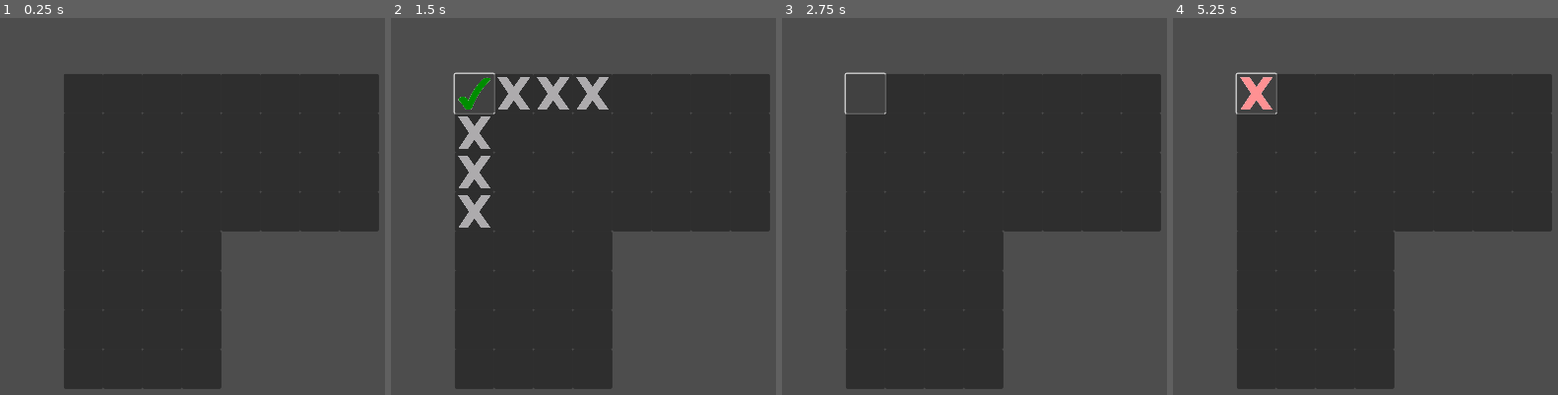
Above: before the commit, frames 1-4 (left to right).
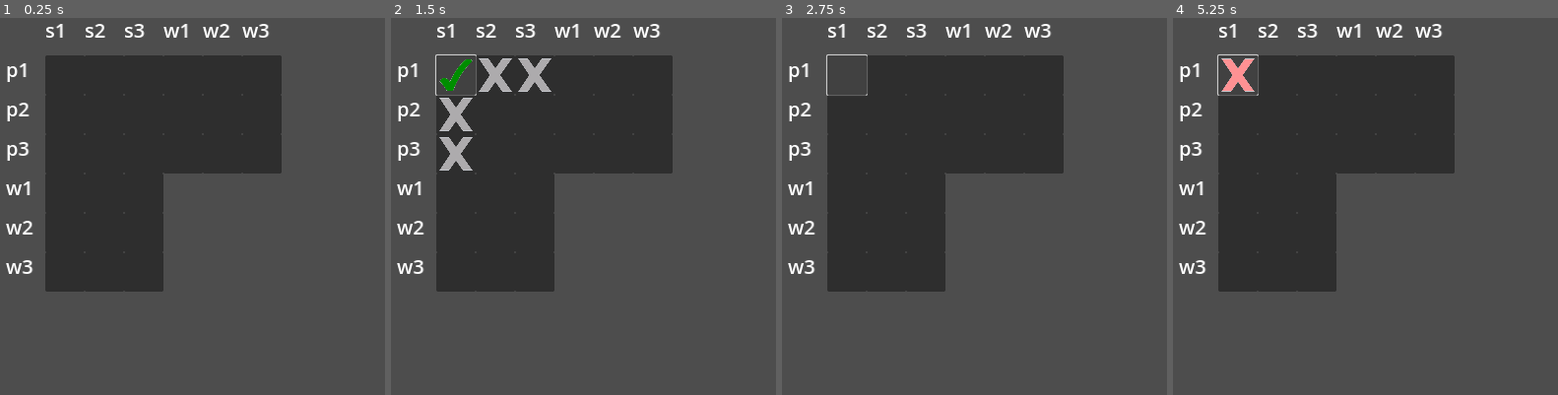
Above: after the commit, the same moments.

Repository: bharatKothari/WhoDidIt
Game: Godot game, scene res://main/main.tscn
Same seed, same stepped clock (60 frames per second), same inputs: the game is played once before the commit and once after it.
Inputs (mouse positions are in pixels of both pictures, inside the frame that each line leads up to):
- Up to frame 1 (0.25 s): no input
- Up to frame 2 (1.5 s): click (475, 93) at 0.52 s; click (475, 93) at 1.27 s
- Up to frame 3 (2.75 s): click (866, 93) at 2.02 s
- Up to frame 4 (5.25 s): tap Enter at 2.75, 4.25 s; tap Space at 3.5, 5 s

The runs differ from the first frame. In frame 1, 35% of the frame differs, in the area x 1-99%, y 1-99%; in frame 2, 38%; in frame 3, 35%; in frame 4, 36%.

Commit message:
add Constants file, main scene, dynamic initializations of cells

Diff:
--- a/assets/level_details.json
+++ b/assets/level_details.json
@@ -1,55 +1,57 @@
 {
-	"suspects": [
-		{
-			"name": "s1",
-			"details": {
-				"height": 1,
-				"hand": "R"
+	"dimensions": {
+		"suspects": [
+			{
+				"name": "s1",
+				"details": {
+					"height": 1,
+					"hand": "R"
+				}
+			},
+			{
+				"name": "s2",
+				"details": {
+					"height": 1.3,
+					"hand": "R"
+				}
+			},
+			{
+				"name": "s3",
+				"details": {
+					"height": 1.2,
+					"hand": "L"
+				}
 			}
-		},
-		{
-			"name": "s2",
-			"details": {
-				"height": 1.3,
-				"hand": "R"
+		],
+		"places": [
+			{
+				"name": "p1",
+				"details": "d1"
+			},
+			{
+				"name": "p2",
+				"details": "d2"
+			},
+			{
+				"name": "p3",
+				"details": "d3"
 			}
-		},
-		{
-			"name": "s3",
-			"details": {
-				"height": 1.2,
-				"hand": "L"
+		],
+		"weapons": [
+			{
+				"name": "w1",
+				"details": "d1"
+			},
+			{
+				"name": "w2",
+				"details": "d2"
+			},
+			{
+				"name": "w3",
+				"details": "d3"
 			}
-		}
-	],
-	"places": [
-		{
-			"name": "p1",
-			"details": "d1"
-		},
-		{
-			"name": "p2",
-			"details": "d2"
-		},
-		{
-			"name": "p3",
-			"details": "d3"
-		}
-	],
-	"weapons": [
-		{
-			"name": "w1",
-			"details": "d1"
-		},
-		{
-			"name": "w2",
-			"details": "d2"
-		},
-		{
-			"name": "w3",
-			"details": "d3"
-		}
-	],
+		],
+	},
 	"clues": [
 		{
 			"name": "c1",
--- /dev/null
+++ b/constants/Constants.gd
@@ -0,0 +1,19 @@
+# Constants.gd
+
+extends Node
+
+const CELL_SIZE = 64
+
+const DERIVED_WRONG_STATE = "derived_wrong"
+const CHECK_MARK_STATE = "check"
+const WRONG_MARK_STATE = "wrong"
+const BLANK_STATE = "blank"
+
+const MARKED_SIGNAL = "marked"
+
+const DIMENSIONS = "dimensions"
+const SUSPECTS = "suspects"
+const WEAPONS = "weapons"
+const PLACES = "places"
+const MOTIVES = "motives"
+const DIMENSION_LIST = [SUSPECTS, WEAPONS, PLACES, MOTIVES]
--- a/deduction_box/deduction_box.gd
+++ b/deduction_box/deduction_box.gd
@@ -1,35 +1,27 @@
-class_name DeductionBox
 extends Node2D
 
-var level_details: JSON
+@export var DeductionCell: PackedScene
+const Constants = preload("res://constants/Constants.gd")
 
-@export var DeductionCell: PackedScene
-@export var grid_size: int = 3
+#func _ready() -> void:
+	#create_deduction_box(3)
 
-# Called when the node enters the scene tree for the first time.
-func _ready() -> void:
-	create_deduction_grid()
-
-func create_deduction_grid():
-	var cell_size = Vector2(64, 64)
-	for row in range(grid_size):
-		for column in range(grid_size):
+func create_deduction_box(box_size: int):
+	for row in range(box_size):
+		for column in range(box_size):
 			var cell_instance = DeductionCell.instantiate()
 
-			var x_pos = column * cell_size.x
-			var y_pos = row * cell_size.y
-			cell_instance.position = Vector2(x_pos, y_pos)
-
+			cell_instance.position = Vector2(column * Constants.CELL_SIZE, row * Constants.CELL_SIZE)
 			cell_instance.row = row
 			cell_instance.column = column
 
-			cell_instance.connect("marked", _on_cell_marked)
+			cell_instance.connect(Constants.MARKED_SIGNAL, _on_cell_marked)
 			add_child(cell_instance)
 
-func _on_cell_marked(mark:String ,marked_row: int, marked_column: int):
+func _on_cell_marked(mark: String ,marked_row: int, marked_column: int):
 	for cell in get_children():
 		if (cell.row == marked_row or cell.column == marked_column) and !(cell.row == marked_row and cell.column == marked_column):
-			if mark=="check":
-				cell.change_mode("derived_wrong")
-			elif mark=="default":
-				cell.change_mode("default")
+			if mark==Constants.CHECK_MARK_STATE:
+				cell.change_mode(Constants.DERIVED_WRONG_STATE)
+			elif mark==Constants.BLANK_STATE:
+				cell.change_mode(Constants.BLANK_STATE)
--- a/deduction_cell/deduction_cell.gd
+++ b/deduction_cell/deduction_cell.gd
@@ -1,11 +1,14 @@
 extends Node
 
 signal marked(mark, row, column)
-var current_mode: String = "default"
+
+const Constants = preload("res://constants/Constants.gd")
+
+var current_mode = Constants.BLANK_STATE
 var row: int
 var column: int
 
-var clickable_modes = ["default", "cross", "check"]
+var clickable_modes = [Constants.BLANK_STATE, Constants.WRONG_MARK_STATE, Constants.CHECK_MARK_STATE]
 
 func _on_button_pressed() -> void:
 	var curr = clickable_modes.find(current_mode)
@@ -17,14 +20,11 @@
 func change_mode(new_mode: String):
 	current_mode = new_mode
 	match new_mode:
-		"check":
-			$AnimatedSprite2D.play("check")
-		"cross":
-			$AnimatedSprite2D.play("cross")
-		"derived_wrong":
-			$AnimatedSprite2D.play("derived_wrong")
+		Constants.CHECK_MARK_STATE:
+			$AnimatedSprite2D.play(Constants.CHECK_MARK_STATE)
+		Constants.WRONG_MARK_STATE:
+			$AnimatedSprite2D.play(Constants.WRONG_MARK_STATE)
+		Constants.DERIVED_WRONG_STATE:
+			$AnimatedSprite2D.play(Constants.DERIVED_WRONG_STATE)
 		_:
-			$AnimatedSprite2D.play("default")
-
-func _on_cell_marked(mark:int ,marked_row: int, marked_column: int):
-	print(mark, marked_row, marked_column)
+			$AnimatedSprite2D.play(Constants.BLANK_STATE)
--- a/deduction_cell/deduction_cell.tscn
+++ b/deduction_cell/deduction_cell.tscn
@@ -9,6 +9,14 @@
 animations = [{
 "frames": [{
 "duration": 1.0,
+"texture": null
+}],
+"loop": true,
+"name": &"blank",
+"speed": 5.0
+}, {
+"frames": [{
+"duration": 1.0,
 "texture": ExtResource("2_npkh2")
 }],
 "loop": true,
@@ -17,26 +25,18 @@
 }, {
 "frames": [{
 "duration": 1.0,
-"texture": ExtResource("3_o06rd")
+"texture": ExtResource("4_sfand")
 }],
 "loop": true,
-"name": &"cross",
+"name": &"derived_wrong",
 "speed": 5.0
 }, {
 "frames": [{
 "duration": 1.0,
-"texture": null
+"texture": ExtResource("3_o06rd")
 }],
 "loop": true,
-"name": &"default",
-"speed": 5.0
-}, {
-"frames": [{
-"duration": 1.0,
-"texture": ExtResource("4_sfand")
-}],
-"loop": true,
-"name": &"derived_wrong",
+"name": &"wrong",
 "speed": 5.0
 }]
 
@@ -52,6 +52,7 @@
 position = Vector2(32, 32)
 scale = Vector2(0.35, 0.35)
 sprite_frames = SubResource("SpriteFrames_vq41y")
+animation = &"blank"
 
 [connection signal="marked" from="." to="." method="_on_marked"]
 [connection signal="pressed" from="Button" to="." method="_on_button_pressed"]
--- a/deduction_grid/deduction_grid.gd
+++ b/deduction_grid/deduction_grid.gd
@@ -1,27 +1,15 @@
 extends Node2D
 
 @export var DeductionBox: PackedScene
+const Constants = preload("res://constants/Constants.gd")
 
-# Called when the node enters the scene tree for the first time.
-func _ready() -> void:
-	var file = "res://assets/level_details.json"
-	var level_text = FileAccess.get_file_as_string(file)
-	var level_details = JSON.parse_string(level_text)
-	var no_of_boxes = level_details.size()
-	create_deduction_box(no_of_boxes)
+#func _ready() -> void:
+	#create_deduction_grid(3,3)
 
-
-func create_deduction_box(boxes: int):
-	var deductionBox1 = DeductionBox.instantiate()
-	deductionBox1.grid_size = 4
-	var deductionBox2 = DeductionBox.instantiate()
-	deductionBox2.grid_size = 4
-	var deductionBox3 = DeductionBox.instantiate()
-	deductionBox3.grid_size = 4
-
-	deductionBox2.position = Vector2(0,deductionBox2.grid_size*64)
-	deductionBox3.position = Vector2(deductionBox2.grid_size*64,0)
-
-	add_child(deductionBox1)
-	add_child(deductionBox2)
-	add_child(deductionBox3)
+func create_deduction_grid(dimensions: int, box_size: int):
+	for i in range(dimensions - 1):
+		for j in range(dimensions - i - 1):
+			var deductionBox = DeductionBox.instantiate()
+			deductionBox.position = Vector2(j * box_size * Constants.CELL_SIZE, i * box_size * Constants.CELL_SIZE)
+			deductionBox.create_deduction_box(box_size)
+			add_child(deductionBox)
--- /dev/null
+++ b/dimension_icons/dimension_icon.tscn
@@ -0,0 +1,21 @@
+[gd_scene format=3 uid="uid://dlyfw7ifh1tqo"]
+
+[node name="DimensionIcon" type="Node2D"]
+
+[node name="RichTextLabel" type="RichTextLabel" parent="."]
+anchors_preset = 8
+anchor_left = 0.5
+anchor_top = 0.5
+anchor_right = 0.5
+anchor_bottom = 0.5
+offset_right = 64.0
+offset_bottom = 64.0
+grow_horizontal = 2
+grow_vertical = 2
+size_flags_horizontal = 4
+size_flags_vertical = 4
+theme_override_font_sizes/normal_font_size = 32
+text = "
+"
+scroll_active = false
+shortcut_keys_enabled = false
--- /dev/null
+++ b/main/main.gd
@@ -0,0 +1,43 @@
+extends Node
+
+@export var DimensionIcon: PackedScene = preload("res://dimension_icons/dimension_icon.tscn")
+const Constants = preload("res://constants/Constants.gd")
+
+# Called when the node enters the scene tree for the first time.
+func _ready() -> void:
+	var level_details = get_level_details()
+	var dimensions = level_details[Constants.DIMENSIONS].size()
+	var box_size = level_details[Constants.DIMENSIONS][Constants.SUSPECTS].size()
+
+	add_deduction_grid(dimensions, box_size)
+	add_dimension_icons(dimensions, box_size, level_details)
+
+func add_deduction_grid(dimensions: int, box_size: int):
+	get_child(0).create_deduction_grid(dimensions, box_size)
+
+func add_dimension_icons(dimensions: int, box_size: int, level_details: Dictionary):
+	var pos = 0
+	for i in range(dimensions - 1):
+		var dimension = level_details[Constants.DIMENSIONS][Constants.DIMENSION_LIST[i]]
+		for object in dimension:
+			add_dimension_icon(object.name, Vector2($DeductionGrid.position.x + pos * Constants.CELL_SIZE, $DeductionGrid.position.y - Constants.CELL_SIZE))
+			pos += 1
+
+	pos = 0
+	for i in range(dimensions - 1, 0, -1):
+		var dimension = level_details[Constants.DIMENSIONS][Constants.DIMENSION_LIST[i]]
+		for object in dimension:
+			add_dimension_icon(object.name, Vector2($DeductionGrid.position.x - Constants.CELL_SIZE, $DeductionGrid.position.y + pos * Constants.CELL_SIZE))
+			pos += 1
+
+
+func add_dimension_icon(text: String, position: Vector2) -> void:
+	var di = DimensionIcon.instantiate()
+	di.get_child(0).text = text
+	di.position = position
+	add_child(di)
+
+func get_level_details() -> Dictionary:
+	var file = "res://assets/level_details.json"
+	var level_text = FileAccess.get_file_as_string(file)
+	return JSON.parse_string(level_text)
--- a/main/main.tscn
+++ b/main/main.tscn
@@ -1,8 +1,10 @@
-[gd_scene load_steps=2 format=3 uid="uid://dop4yu2v2a1xx"]
+[gd_scene load_steps=3 format=3 uid="uid://dop4yu2v2a1xx"]
 
+[ext_resource type="Script" path="res://main/main.gd" id="1_e5i04"]
 [ext_resource type="PackedScene" uid="uid://3sjn4ldf4lnt" path="res://deduction_grid/deduction_grid.tscn" id="1_raa0t"]
 
 [node name="Main" type="Node"]
+script = ExtResource("1_e5i04")
 
 [node name="DeductionGrid" parent="." instance=ExtResource("1_raa0t")]
-position = Vector2(150, 150)
+position = Vector2(120, 120)
